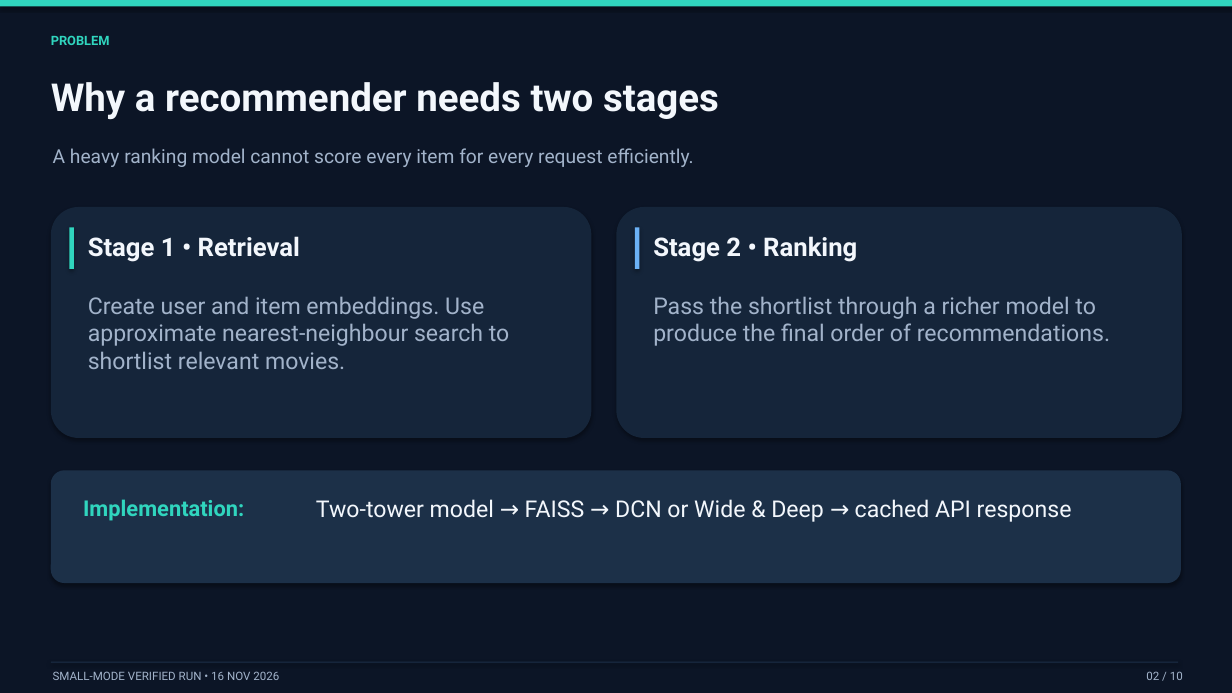
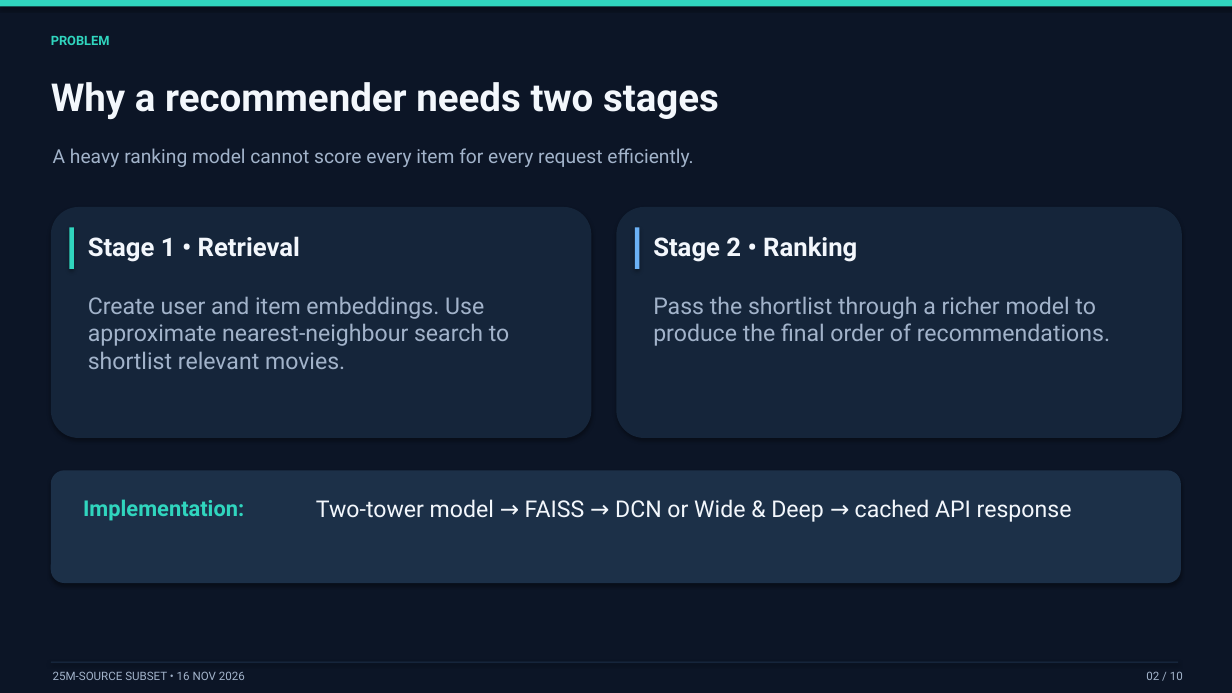
Before and after one commit to HarleetKaur/recsys-engine, a slide deck: slide 2 of docs/Recommendation_Engine_10min.pptx. Drawn at 1232x693 pixels with LibreOffice and Linux fonts; fonts in the diff are those of the drawing. Boxes give left, top, right and bottom in pixels: in the first picture for what was removed or moved away, otherwise in the second. Text is boxed around its words. In the diff, an @@ line names an element or a change of style, - is before the commit and + after.

Commit message:
Add MovieLens 25M subset results and final documentation

```diff
--- a/docs/Recommendation_Engine_10min.pptx
+++ b/docs/Recommendation_Engine_10min.pptx
@@ text at [53,671,245,680]: text changed @@
-SMALL-MODE VERIFIED RUN • 16 NOV 2026
+25M-SOURCE SUBSET • 16 NOV 2026
```
Also in this commit, not shown: 9 other slides changed, 14 other files.
